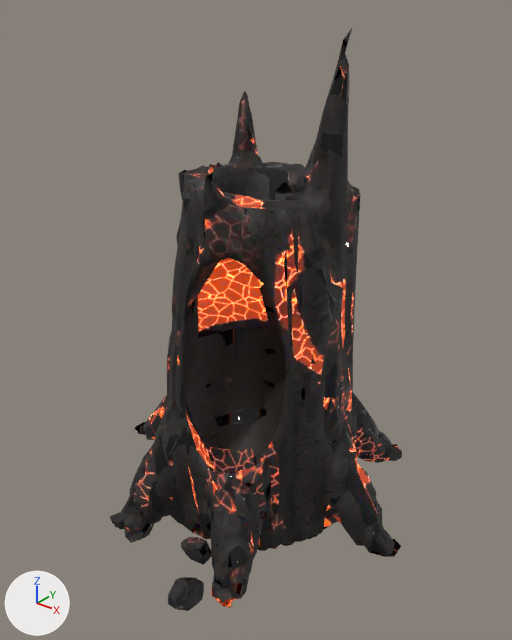
Renders of the glTF model render-output/b4-props/b4p_charred_stump/b4p_charred_stump.glb from each side of a commit.
The view is the same before and after, from a camera (50 mm lens) standing at (1.015, -1.225, 1.285) and looking at (0.042, -0.008, 0.53). Every picture has the same lights, and +X, +Y and +Z are marked at lower left. The first picture is the older version. Vertices at exactly the same position are counted once.

Objects in the first picture: 'b4p_charred_stump'.
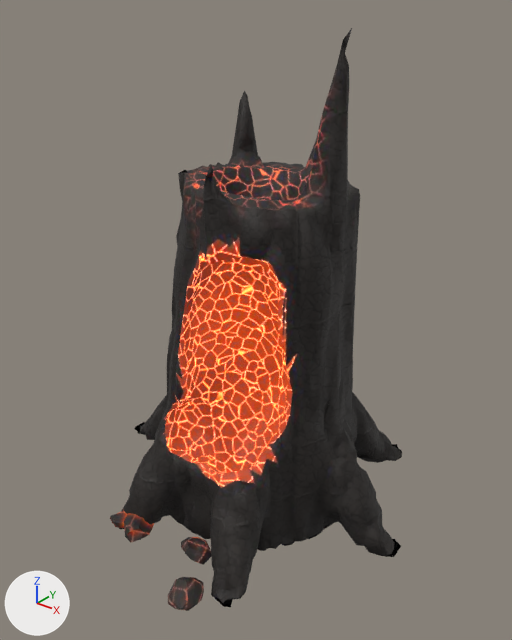
What differs and where, as boxes (x1, y1, x2, y2) in the pictures (512 x 640 px; the box of a moved part takes in the faces that stretch with it):
'b4p_charred_stump', reshaped: before (110, 29, 402, 611); after (110, 28, 402, 611)
part 1 of me_b4p_charred_stump, moved or reshaped: (153, 164, 401, 557) in both
part 2 of me_b4p_charred_stump, moved or reshaped: before (238, 143, 265, 168); after (238, 142, 264, 168)
part 3 of me_b4p_charred_stump, surface changed: (110, 34, 402, 611) in both

The change in detail:
me_b4p_charred_stump is used by ob_b4p_charred_stump; location (0.0, 0.0, 0.0).
me_b4p_charred_stump had 2471 vertices, 4918 faces and spanned x -0.456..0.456, y -0.437..0.437, z 0.0..1.196.
me_b4p_charred_stump now has 2471 vertices, 4918 faces and spans x -0.457..0.457, y -0.437..0.437, z 0.0..1.196.
me_b4p_charred_stump part 1: 13 vertices moved from x -0.116..0.225, y -0.236..-0.071, z 0.121..0.858 to x -0.11..0.224, y -0.238..-0.071, z 0.123..0.857; 117 vertices removed from x -0.117..0.456, y -0.257..0.319, z 0.0..0.879; 121 vertices added at x -0.12..0.457, y -0.256..0.319, z 0.0..0.873.
me_b4p_charred_stump part 2: 3 vertices removed from x -0.121..-0.084, y 0.146..0.163, z 0.868..0.889; 2 vertices added at x -0.11..-0.085, y 0.148..0.163, z 0.868..0.894.
me_b4p_charred_stump part 3: 4335 kept faces spanning x -0.457..0.453, y -0.437..0.437, z 0.0..1.196 get new texture (UV) coordinates.
Other edits to the shape of me_b4p_charred_stump do not show in these pictures.
